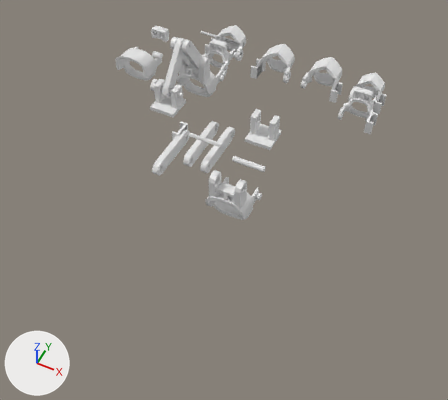
One commit to the Blender file glove_mutant.blend: the scene before it, then after it.
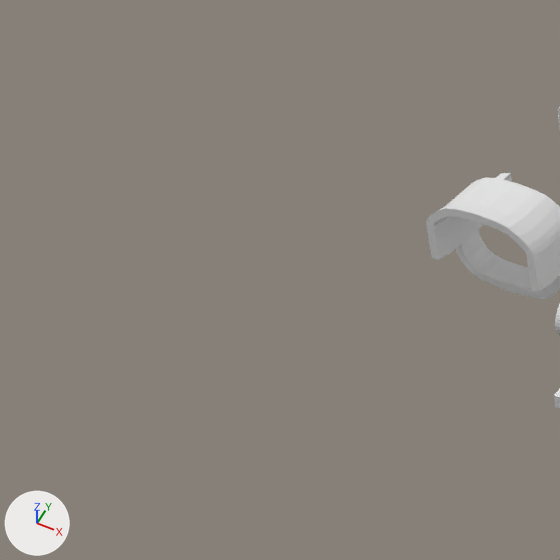
The first picture shows the older version from a 50 mm camera at (20.3, -38.3, 31.1) aimed at (7.4, -12.6, -1.1). The close-ups show both versions on the part from 0% to 34% of the width and 0% to 38% of the height of that picture; other places that the commit changed are outside them. Arrows for +X, +Y and +Z are at lower left; the lights stay in place.

The older version as bpy lines, for what is in view:
```python
me_cube_006 = bpy.data.meshes.new('Cube.006')
me_cube_006.from_pydata(...)  # 185 vertices, 190 faces; spans x -100.0..0.0, y -525.0..302.0, z -355.0..401.0
me_cube_023 = bpy.data.meshes.new('Cube.023')
me_cube_023.from_pydata(...)  # 854 vertices, 727 faces; spans x -100.0..110.0, y -704.0..109.0, z -312.0..827.0
ob_backglove_001 = bpy.data.objects.new('BackGlove.001', me_cube_023)
ob_backglove_001.location = (8.21, -11.66, -0.51)
ob_backglove_001.scale = (0.0138, 0.00363, 0.00363)
ob_backglovespare = bpy.data.objects.new('BackGloveSpare', me_cube_006)
ob_backglovespare.location = (-5.69, -1.85, -0.49)
ob_backglovespare.scale = (0.0142, 0.00363, 0.00363)
_m = ob_backglovespare.modifiers.new('Mirror', 'MIRROR')
_m.use_clip = True
```
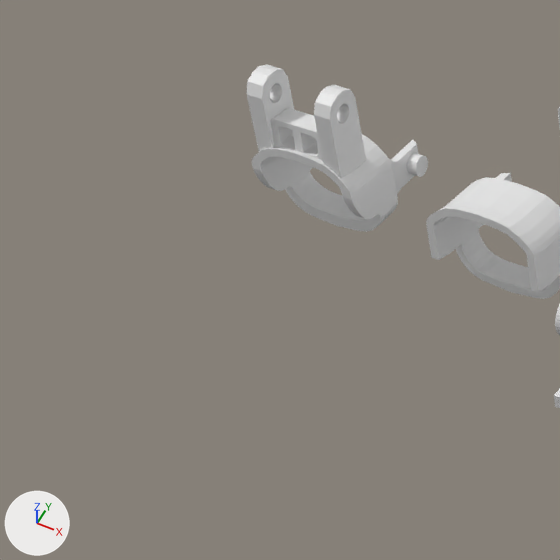
Location of each change, [x1, y1, x2, y2] in pixels of the close-ups (560 x 560 px):
```json
{"object": "BackGlove.003", "change": "added", "after": [247, 65, 428, 232]}
```

Edits to the scene script, one JSON object a line:
```json
{"op": "add", "block": "ob_backglove_003", "code": ["ob_backglove_003 = bpy.data.objects.new('BackGlove.003', me_cube_023.copy())  # the mesh of ob_backglove_001", "ob_backglove_003.location = (-10.66, -1.02, -0.51)", "ob_backglove_003.scale = (0.0138, 0.00363, 0.00363)"]}
```
